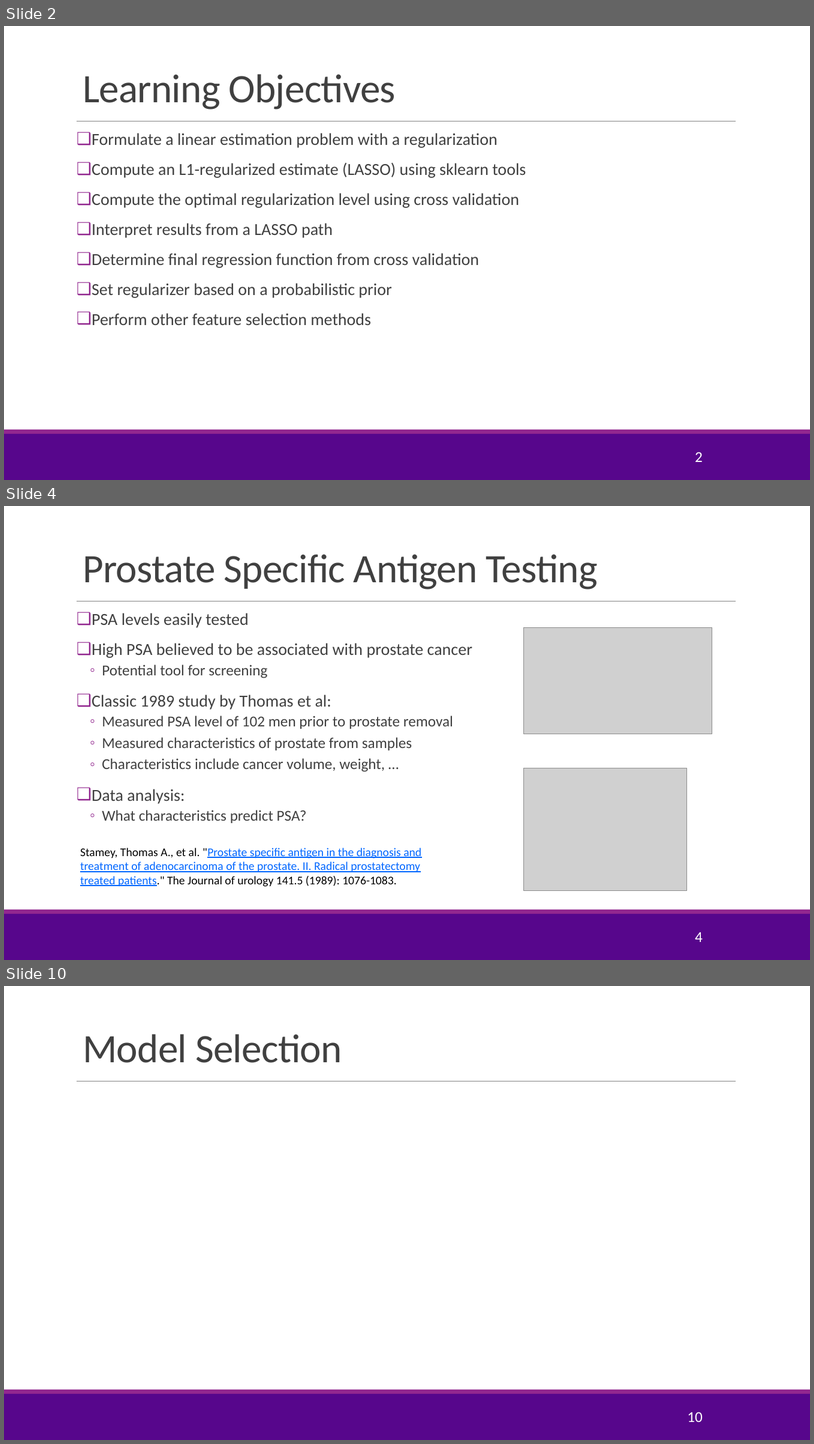
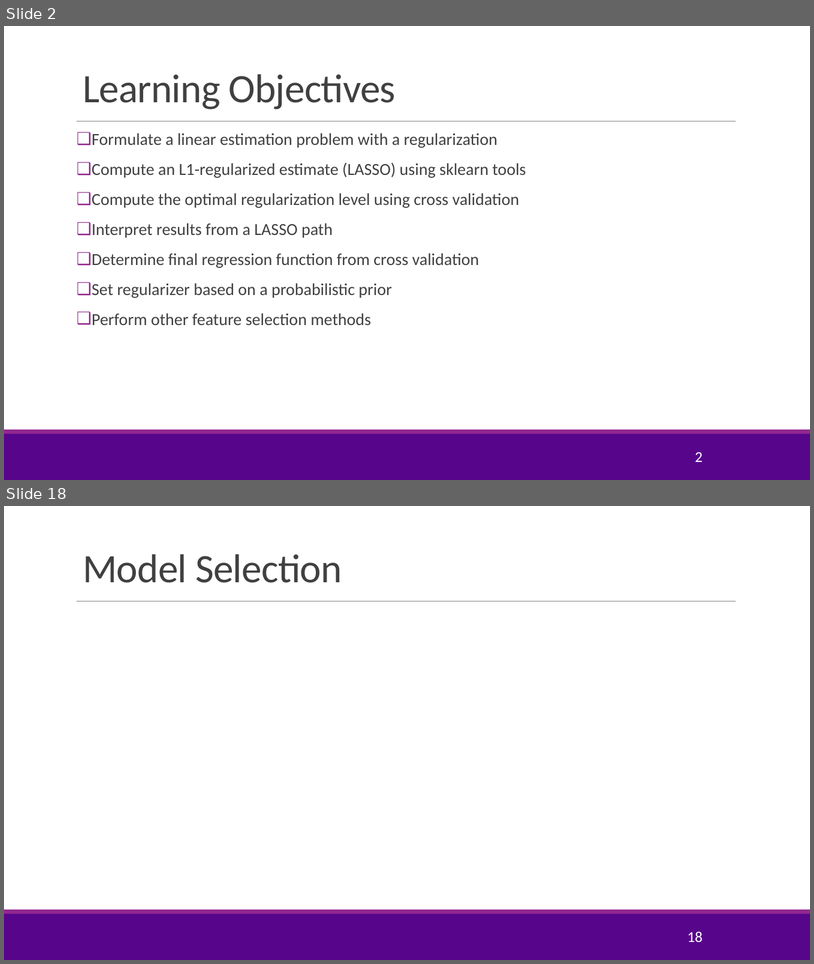
Before and after one commit to sdrangan/introml, a slide deck: lectures/Lect05_Lasso.pptx. Shown one above the other, each under a label of ours: slides 2, 4 and 10 before the commit, slides 2 and 18 after it; the slides between them are not shown. The pictures are 814x1444 and 814x964 pixels, drawn with LibreOffice and Linux fonts; fonts in the diff are those of the drawing; grey boxes stand for pictures; background and template pictures are left out. Boxes give left, top, right and bottom in pixels: in the first picture for what was removed or moved away, otherwise in the second. Text is boxed around its words. In the diff, an @@ line names an element or a change of style, - is before the commit and + after.

```diff
--- a/lectures/Lect05_Lasso.pptx
+++ b/lectures/Lect05_Lasso.pptx
@@ slide 4 removed at [4,506,810,960], background #FFFFFF; not listed: 3 template elements that a slide beside it also shows @@
@@ title removed at [83,554,598,589] @@
-Prostate Specific Antigen Testing
@@ text removed at [92,613,473,823] @@
-❑ PSA levels easily tested
-❑ High PSA believed to be associated with prostate cancer
-  ◦ Potential tool for screening
-❑ Classic 1989 study by Thomas et al:
-  ◦ Measured PSA level of 102 men prior to prostate removal
-  ◦ Measured characteristics of prostate from samples
-  ◦ Characteristics include cancer volume, weight, …
-❑ Data analysis:
-  ◦ What characteristics predict PSA?
@@ picture removed at [524,628,713,733] @@
@@ picture removed at [524,768,687,890] @@
@@ text removed at [80,847,422,886] @@
-Stamey, Thomas A., et al. "Prostate specific antigen in the diagnosis and treatment of adenocarcinoma of the prostate. II. Radical prostatectomy treated patients." The Journal of urology 141.5 (1989): 1076-1083.
@@ page number removed at [695,931,703,942] @@
-4
@@ what was slide 10 is now slide 18 @@
@@ page number at [687,931,703,942]: text changed @@
-10
+18
```
Also in this commit, not shown: 4 slides changed, 12 slides added, 3 other slides removed, 4 other files.
